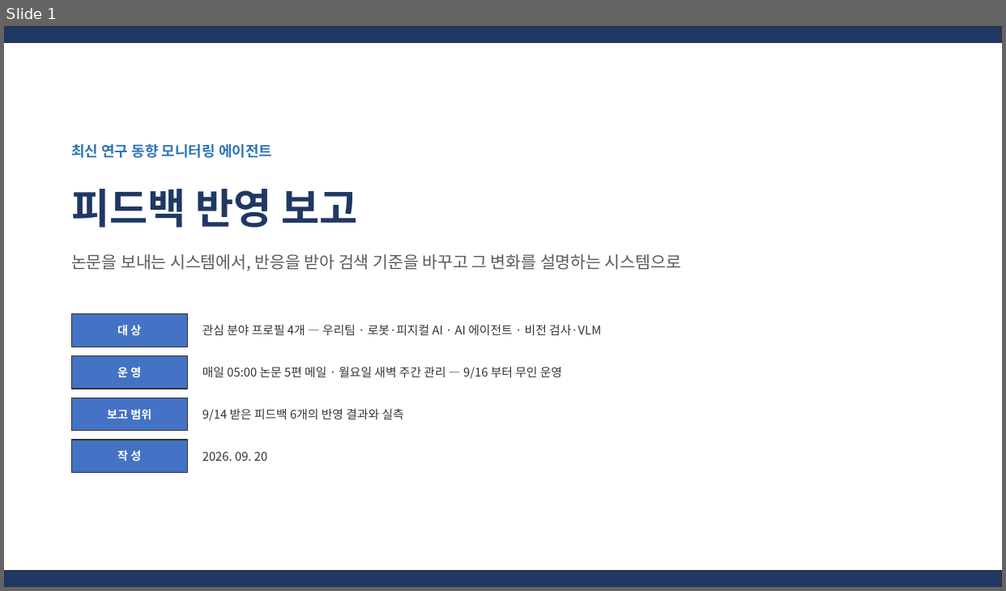
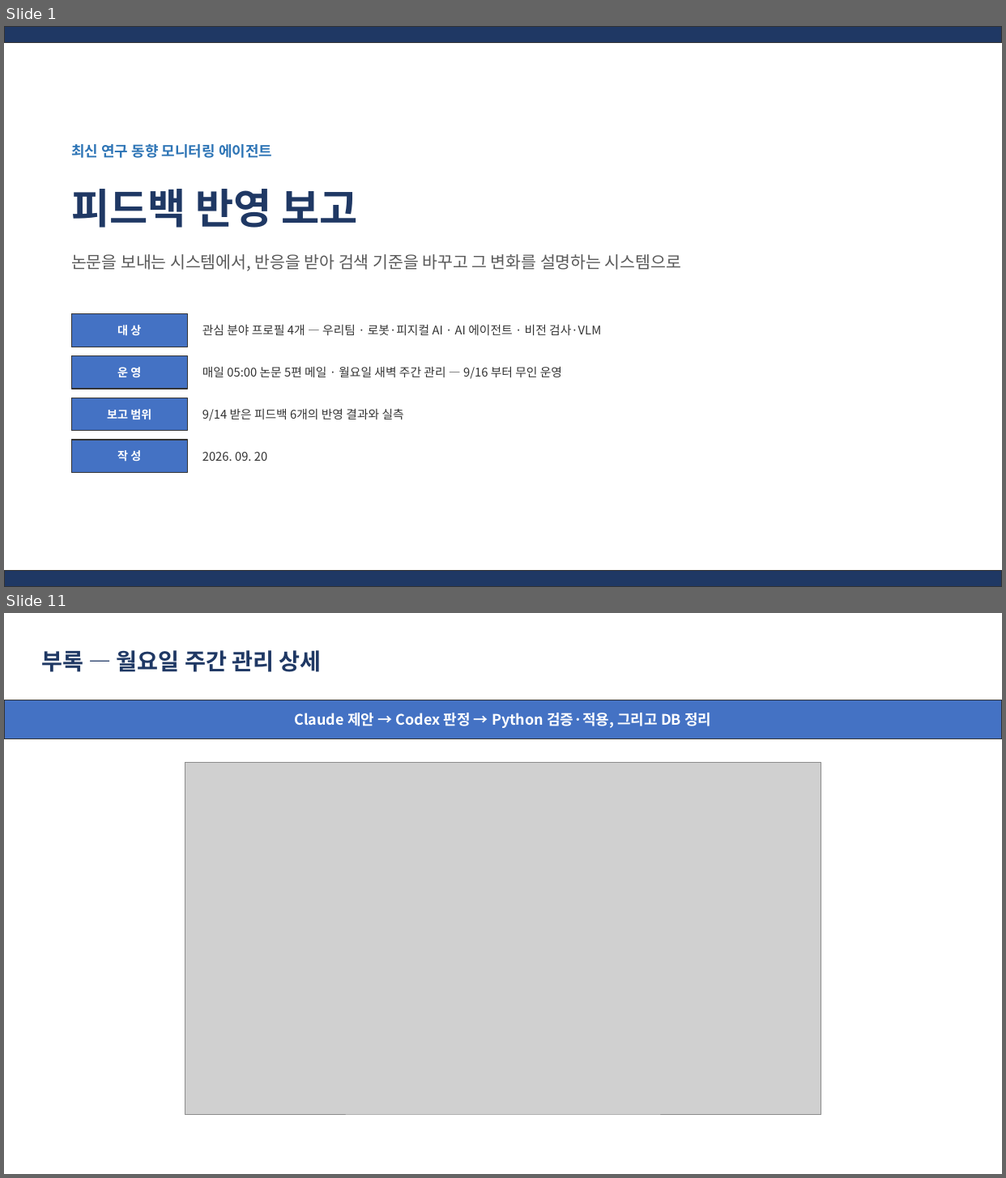
Before and after one commit to moon201595/agent, a slide deck: docs/diagrams_feedback_2026-09-17/피드백_반영_보고_2026-09-20.pptx. Shown one above the other, each under a label of ours: slide 1 before the commit, slides 1 and 11 after it; the slides between them are not shown. The pictures are 1006x591 and 1006x1178 pixels, drawn with LibreOffice and Linux fonts; fonts in the diff are those of the drawing; grey boxes stand for pictures. Boxes give left, top, right and bottom in pixels: in the first picture for what was removed or moved away, otherwise in the second. Text is boxed around its words. In the diff, an @@ line names an element or a change of style, - is before the commit and + after.

```diff
--- a/docs/diagrams_feedback_2026-09-17/피드백_반영_보고_2026-09-20.pptx
+++ b/docs/diagrams_feedback_2026-09-17/피드백_반영_보고_2026-09-20.pptx
@@ slide 11 added at (4,613,1002,1174), background #FFFFFF @@
@@ text added at (41,650,322,672), 22 pt, text #1F3864, bold @@
+부록 — 월요일 주간 관리 상세
@@ rectangle added at (4,700,1002,739), fill #4472C4, outline #333333 1 pt @@
@@ text added at (294,713,711,728), 14 pt, text #FFFFFF, bold @@
+Claude 제안 → Codex 판정 → Python 검증·적용, 그리고 DB 정리
@@ picture added at (185,763,820,1114) @@
```
Also in this commit, not shown: 9 slides changed, 1 other slide added, 1 slide removed, 4 other files.
